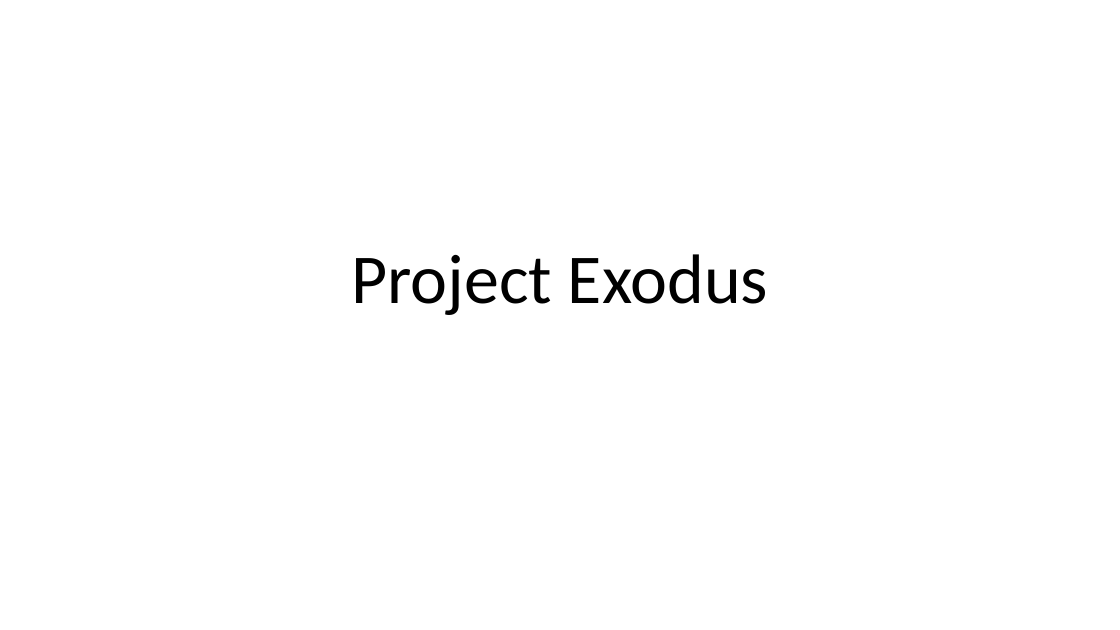
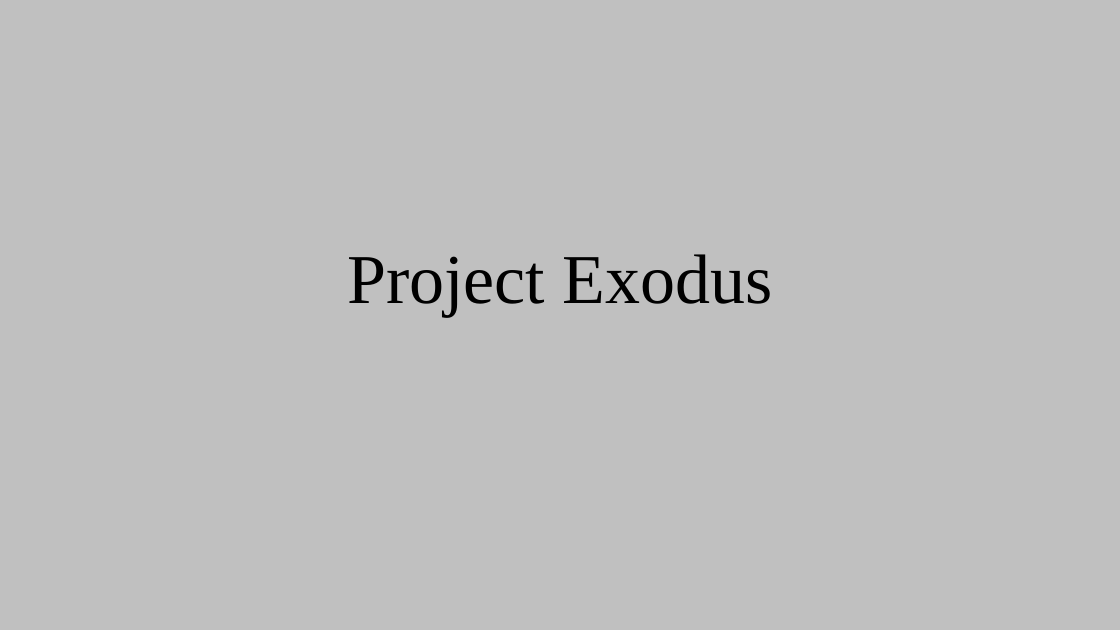
Before and after one commit to jovanovskiviktor/IKT_PROJEKT_1_GAME, a slide deck: slide 1 of jatekbemutato.pptx. Drawn at 1120x630 pixels with LibreOffice and Linux fonts; fonts in the diff are those of the drawing. Boxes give left, top, right and bottom in pixels: in the first picture for what was removed or moved away, otherwise in the second. Text is boxed around its words. In the diff, an @@ line names an element or a change of style, - is before the commit and + after.

```diff
--- a/jatekbemutato.pptx
+++ b/jatekbemutato.pptx
@@ background #FFFFFF to #C0C0C0 @@
@@ title "Project Exodus" at [347, 254, 773, 317]: font Calibri to Times New Roman @@
```
Also in this commit, not shown: 3 other slides changed, 1 slide added, 1 slide removed.
